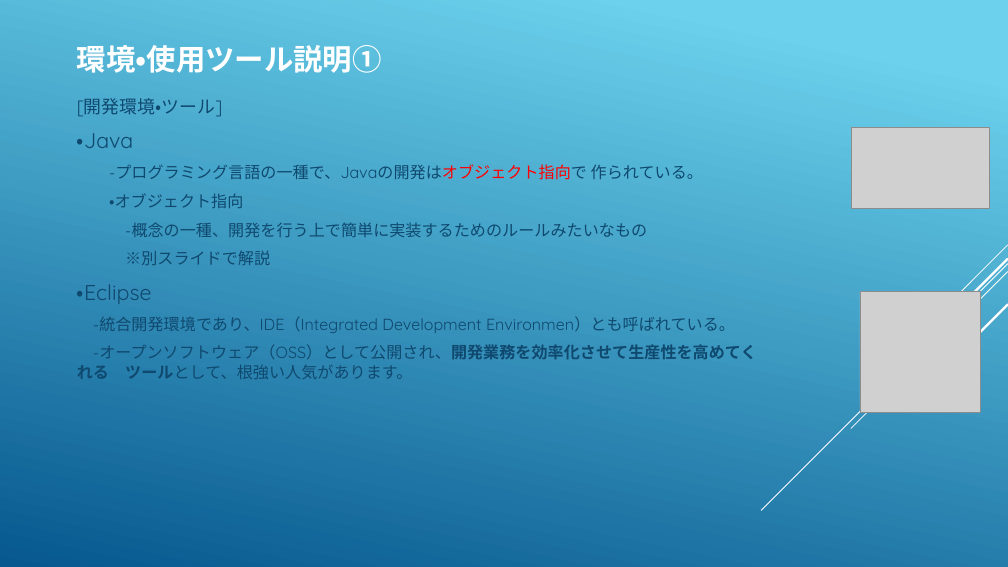
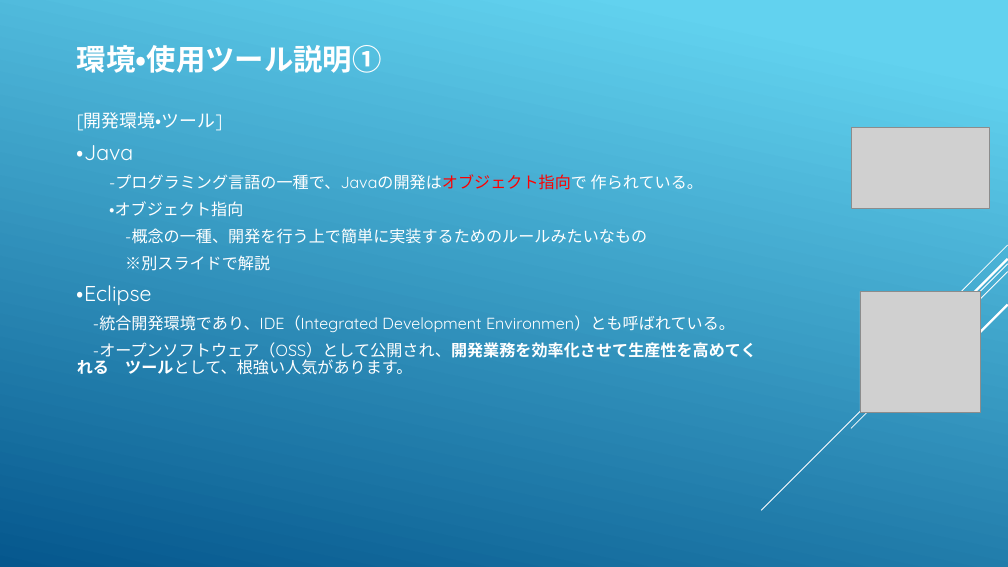
Before and after one commit to Kyuji0022/webjava_3, a slide deck: slide 2 of src/main/resources/虎の穴 2QWebJava初級.pptx. Drawn at 1008x567 pixels with LibreOffice and Linux fonts; fonts in the diff are those of the drawing; grey boxes stand for pictures. Boxes give left, top, right and bottom in pixels: in the first picture for what was removed or moved away, otherwise in the second. Text is boxed around its words. In the diff, an @@ line names an element or a change of style, - is before the commit and + after.

```diff
--- a/src/main/resources/虎の穴 2QWebJava初級.pptx
+++ b/src/main/resources/虎の穴 2QWebJava初級.pptx
@@ background gradient #6ED2EB to #06588E to gradient #62D2EF to #05578D @@
@@ text "[開発環境・ツール]" at bbox=[77, 145, 757, 375]: text colour #0F496F to #FFFFFF; line spacing 1 to 0.9; less space between paragraphs @@
```
Also in this commit, not shown: 4 other slides changed.
